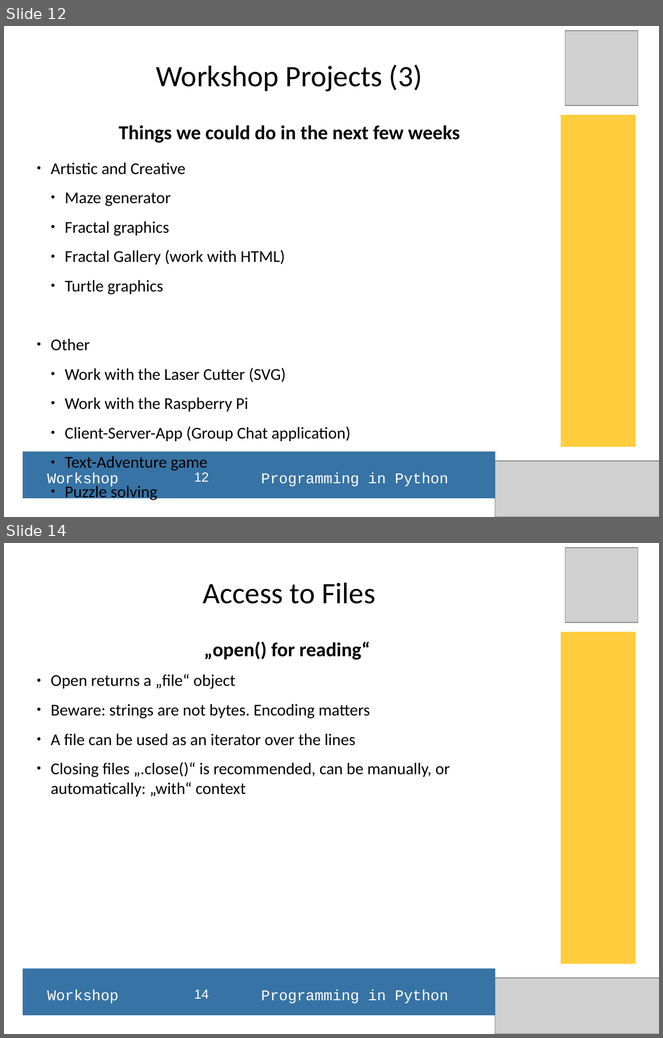
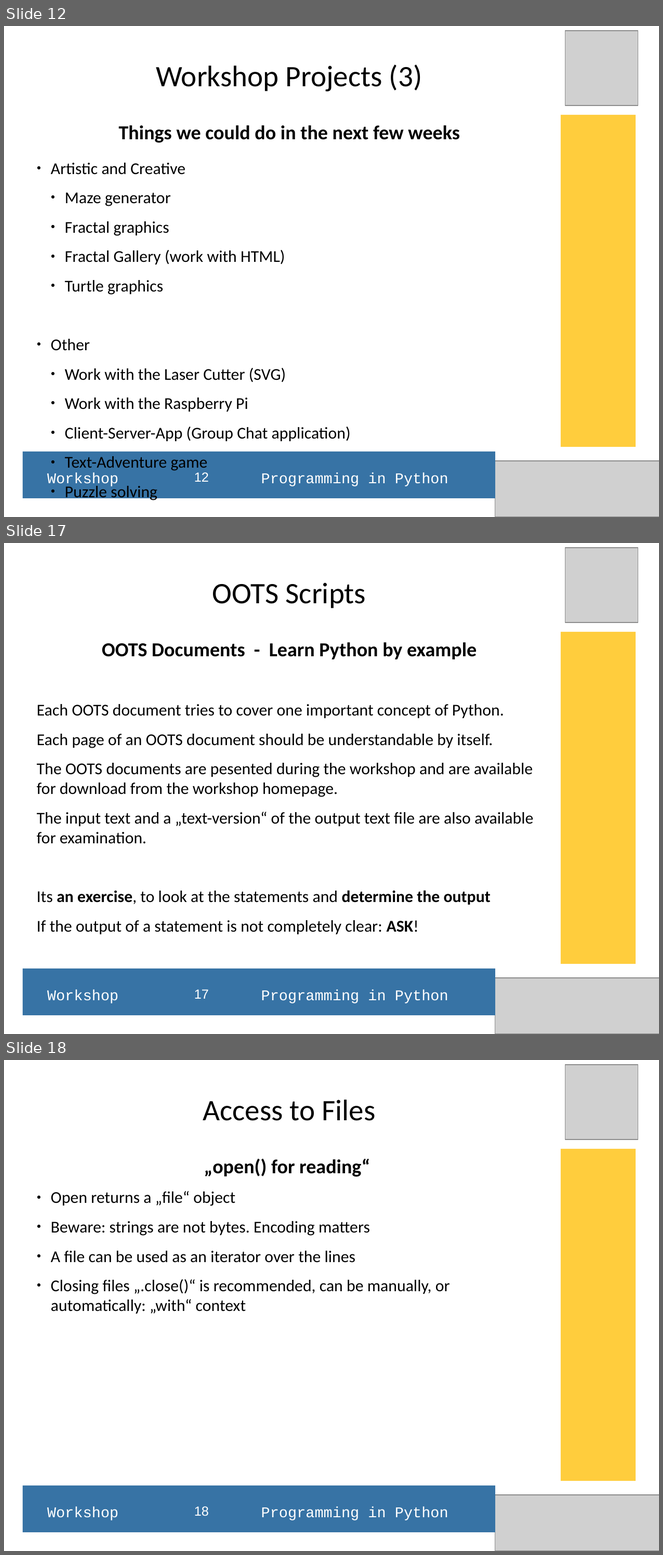
Before and after one commit to hans-boden/pyws-fablab-lisbon, a slide deck: resources/python_ws_2016Q1.odp. Shown one above the other, each under a label of ours: slides 12 and 14 before the commit, slides 12, 17 and 18 after it; the slides between them are not shown. The pictures are 663x1038 and 663x1555 pixels, drawn with LibreOffice and Linux fonts; fonts in the diff are those of the drawing; grey boxes stand for pictures. Boxes give left, top, right and bottom in pixels: in the first picture for what was removed or moved away, otherwise in the second. Text is boxed around its words. In the diff, an @@ line names an element or a change of style, - is before the commit and + after.

Commit message:
Update of presentation, new oots documents

```diff
--- a/resources/python_ws_2016Q1.odp
+++ b/resources/python_ws_2016Q1.odp
@@ slide 17 added at (x1=4, y1=543, x2=659, y2=1034), background #FFFFFF @@
@@ picture added at (x1=566, y1=548, x2=638, y2=623) @@
@@ title added at (x1=213, y1=583, x2=366, y2=609), 36 pt, text #000000 @@
+OOTS Scripts
@@ rectangle added at (x1=561, y1=632, x2=636, y2=965), fill #FFCD3D @@
@@ subtitle added at (x1=37, y1=642, x2=533, y2=935), 20 pt, text #000000 @@
+OOTS Documents - Learn Python by example
+Each OOTS document tries to cover one important concept of Python.
+Each page of an OOTS document should be understandable by itself.
+The OOTS documents are pesented during the workshop and are available for download from the workshop homepage.
+The input text and a „text-version“ of the output text file are also available for examination.
+Its an exercise, to look at the statements and determine the output
+If the output of a statement is not completely clear: ASK!
@@ rectangle added at (x1=22, y1=969, x2=495, y2=1016), fill #3773A5 @@
@@ picture added at (x1=496, y1=978, x2=659, y2=1034) @@
@@ text added at (x1=47, y1=990, x2=449, y2=1004), 18 pt, text #FFFFFF @@
+Workshop Programming in Python
@@ page number added at (x1=194, y1=990, x2=209, y2=999), 16 pt, text #FFFFFF @@
+17
@@ what was slide 14 is now slide 18 @@
@@ page number at (x1=194, y1=1507, x2=209, y2=1517): text changed @@
-14
+18
```
Also in this commit, not shown: 1 slide changed, 3 other slides added, 10 other files.
